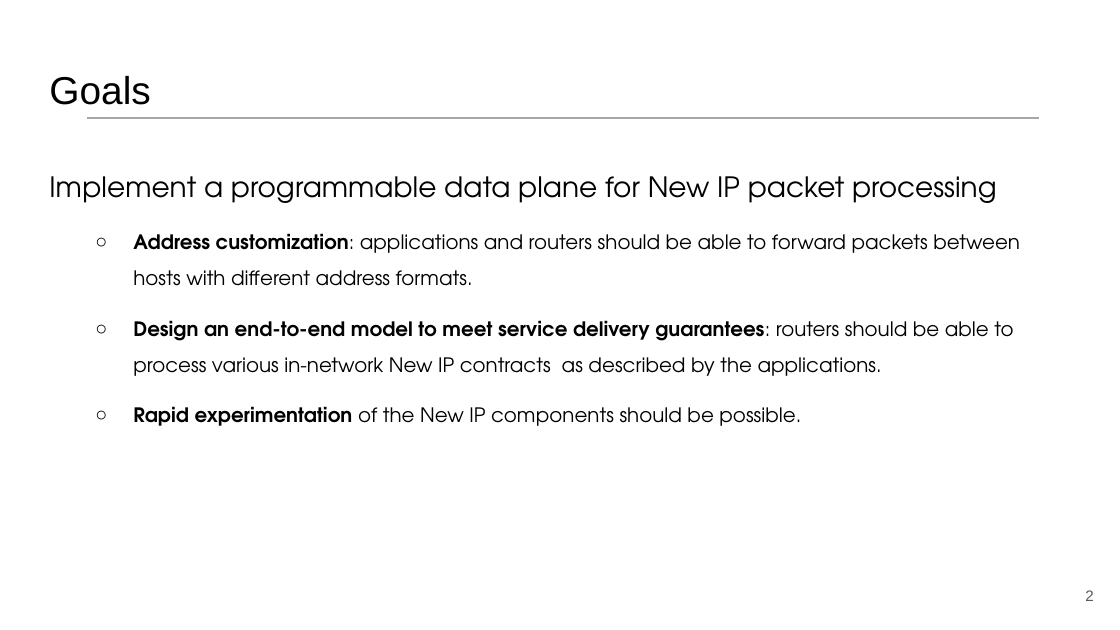
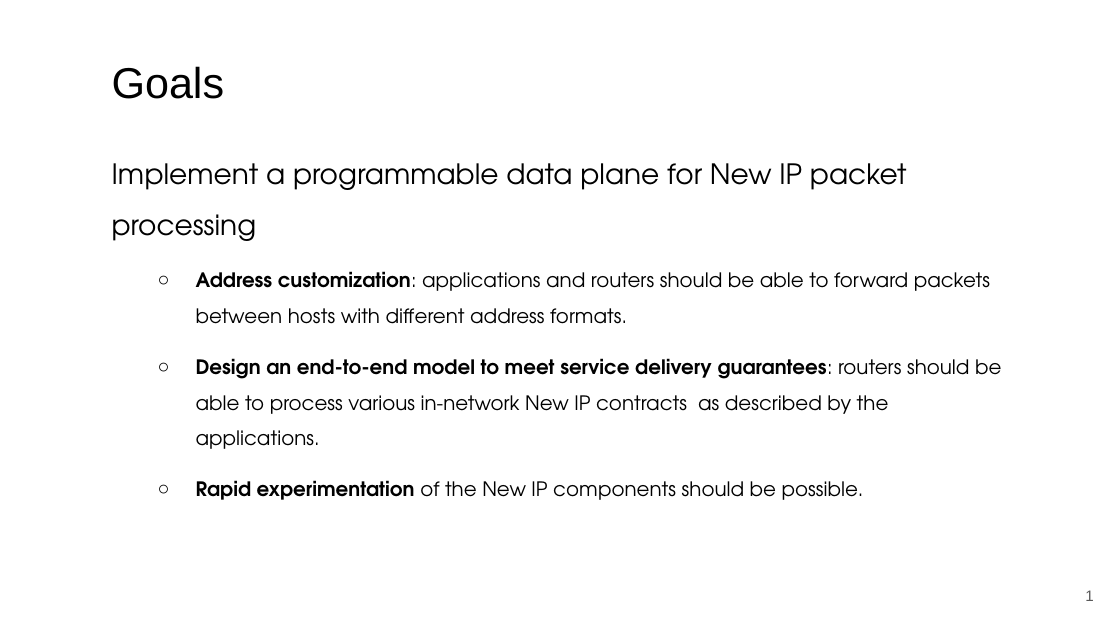
Before and after one commit to network2030/NewIP-Linux, a slide deck: slide 1 of docs/New IP Tutorial --Part-3.pptx (slide 2 before the commit). Drawn at 1120x630 pixels with LibreOffice and Linux fonts; fonts in the diff are those of the drawing. Boxes give left, top, right and bottom in pixels: in the first picture for what was removed or moved away, otherwise in the second. Text is boxed around its words. In the diff, an @@ line names an element or a change of style, - is before the commit and + after.

```diff
--- a/docs/New IP Tutorial --Part-3.pptx
+++ b/docs/New IP Tutorial --Part-3.pptx
@@ title "Goals": place and size @@
-title "Goals" at (49, 76, 151, 105)
+title "Goals" at (112, 66, 225, 99)
@@ title "Goals" at (112, 66, 225, 99): size 33.3 to 37 pt @@
@@ line removed from (87, 118) to (1040, 118) @@
@@ text "Implement a programmable data plane ..." rewrapped from (49, 176, 1020, 426) to (112, 163, 1001, 500) @@
@@ page number at (1085, 590, 1093, 601): text changed @@
-2
+1
```
Also in this commit, not shown: 16 other slides changed, 1 slide added, 1 slide removed.
